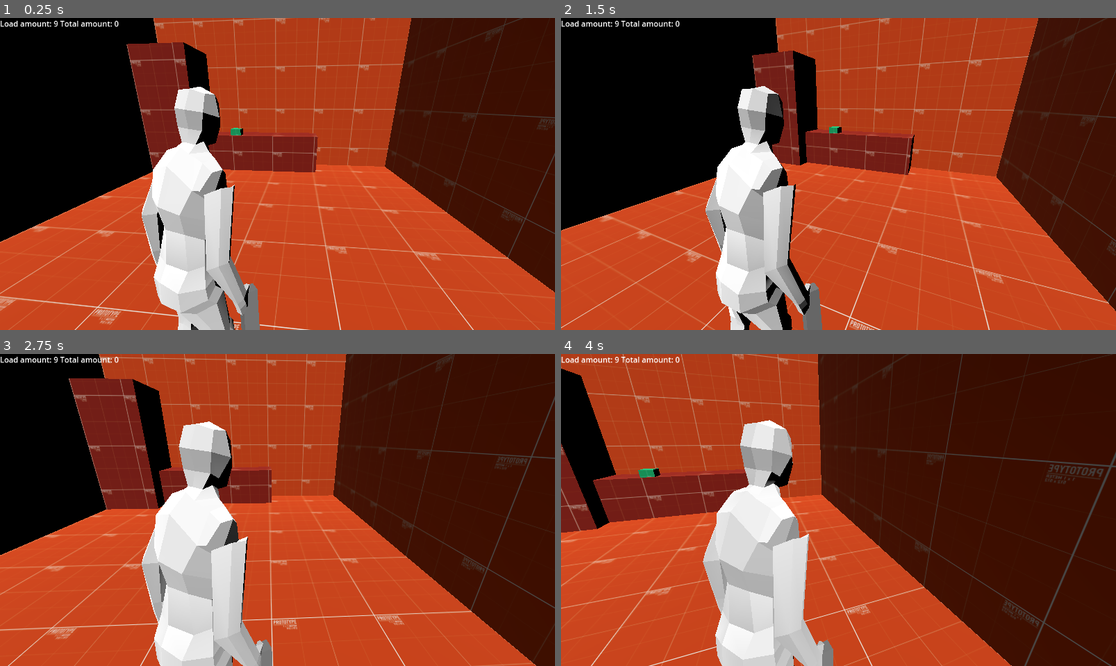
Above: before the commit, frames 1-4 (two rows, left to right).
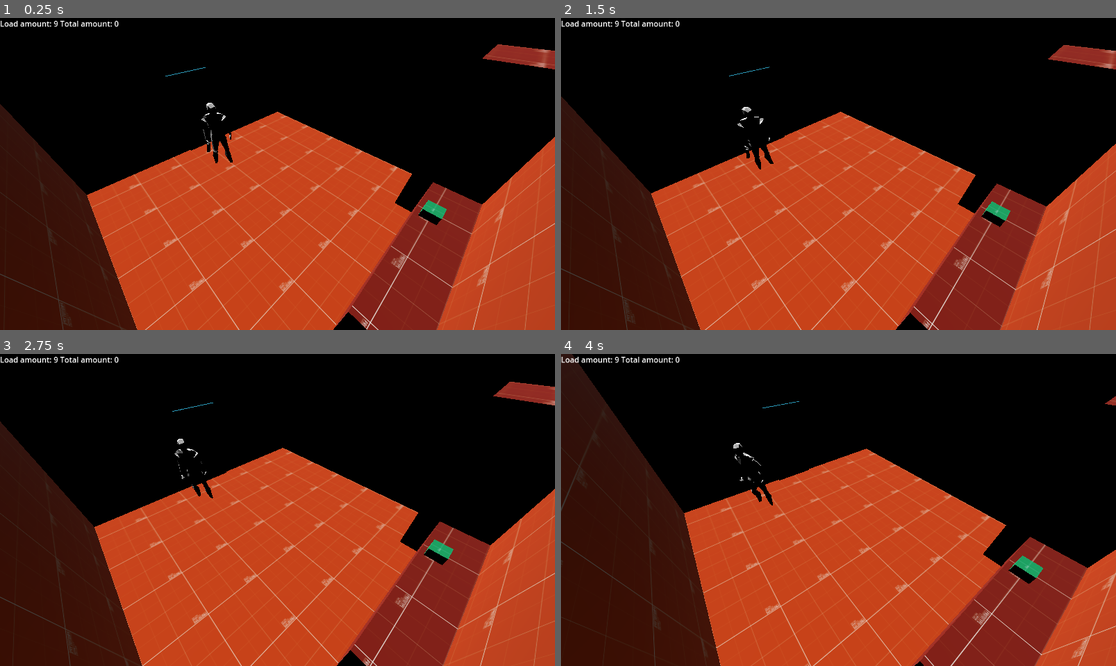
Above: after the commit, the same moments.

Repository: Vosnov/GD_APrototype
Game: Godot game, scene res://Scenes/room_1.tscn
The game is run twice, just before and just after one commit, with the same random seed, the same clock (stepped at 60 frames per second) and the same inputs. This scene is started directly instead of the project's main scene. The engine's default icon, where the game draws it, is replaced by a stand-in: a white triangle on a blue panel in a dark square.
Inputs (mouse positions are in pixels of both pictures, inside the frame that each line leads up to):
- Up to frame 1 (0.25 s): no input
- Up to frame 2 (1.5 s): move the mouse to (866, 174) at 0.52 s; hold D (right) 0.53-1.28 s; tap S (bottom) at 0.6 s; tap W (top) at 0.8, 1.35 s; move the mouse to (810, 174) at 1.27 s; hold A (left) from 1.28 s (still down)
- Up to frame 3 (2.75 s): tap S (bottom) at 1.55 s; move the mouse to (288, 503) at 2.02 s; release A (left) at 2.03 s; hold D (right) from 2.03 s (still down); tap E (action) at 2.1 s; tap W (top) at 2.3 s
- Up to frame 4 (4 s): move the mouse to (832, 516) at 2.77 s; right-click (832, 516) at 2.85 s; tap S (bottom) at 3.05, 3.6 s; move the mouse to (877, 513) at 3.52 s; release D (right) at 3.53 s; hold A (left) from 3.53 s (still down); tap W (top) at 3.8 s

The runs differ from the first frame. In frame 1, 68% of the frame differs, in the area x 0-100%, y 0-100%; in frame 2, 64%; in frame 3, 76%; in frame 4, 90%.

Commit message:
scene rotate camera

Diff:
--- a/Nodes/Charecters/player.tscn
+++ b/Nodes/Charecters/player.tscn
@@ -146,38 +146,38 @@
 transform = Transform3D(-0.4, 0, -3.49691e-08, 0, 0.4, 0, 3.49691e-08, 0, -0.4, 0, 0, 0)
 
 [node name="Skeleton3D" parent="myNewPlayer/Armature" index="0"]
-bones/0/position = Vector3(-0.000145739, -0.318708, -0.0401117)
+bones/0/position = Vector3(0.000565082, -0.338719, -0.0408728)
 bones/0/rotation = Quaternion(0.0186382, -0.196081, -0.00372765, 0.980404)
-bones/1/rotation = Quaternion(0.115379, -0.168296, 0.0215975, 0.978723)
+bones/1/rotation = Quaternion(0.115597, -0.157157, 0.0201681, 0.980577)
 bones/2/rotation = Quaternion(0.110454, -0.194868, -0.0220907, 0.97434)
 bones/3/rotation = Quaternion(-0.186458, 0.365145, -0.00155414, 0.912086)
 bones/4/rotation = Quaternion(-1.28079e-10, 0.14834, 3.04512e-10, 0.988936)
-bones/5/rotation = Quaternion(0.0845844, 0.104667, -0.757941, 0.638291)
-bones/6/position = Vector3(0.0330359, 0.45671, 0.0739301)
-bones/6/rotation = Quaternion(0.0937219, 0.0829042, -0.525055, 0.84182)
-bones/7/rotation = Quaternion(0.448372, 0.0594448, 0.0924109, 0.887068)
-bones/11/rotation = Quaternion(0.136369, -0.062563, 0.786644, 0.598899)
-bones/12/position = Vector3(-0.0490414, 0.45694, 0.0186209)
-bones/12/rotation = Quaternion(0.0819908, -0.171449, 0.434109, 0.880586)
-bones/13/rotation = Quaternion(0.338503, 0.0122552, -0.0361742, 0.94019)
-bones/17/position = Vector3(0.247235, 0.130006, 0.0535932)
-bones/17/rotation = Quaternion(-0.273709, -0.0142543, 0.960237, -0.0531409)
+bones/5/rotation = Quaternion(0.0777151, 0.127692, -0.746455, 0.648429)
+bones/6/position = Vector3(0.0405655, 0.456657, 0.0730028)
+bones/6/rotation = Quaternion(0.113467, 0.0948152, -0.539479, 0.828914)
+bones/7/rotation = Quaternion(0.500646, 0.0814031, 0.126645, 0.85246)
+bones/11/rotation = Quaternion(0.135346, -0.0641003, 0.778705, 0.609254)
+bones/12/position = Vector3(-0.0420411, 0.456389, 0.021493)
+bones/12/rotation = Quaternion(0.081418, -0.175407, 0.449665, 0.872012)
+bones/13/rotation = Quaternion(0.354492, 0.025986, -0.00637031, 0.934676)
+bones/17/position = Vector3(0.242872, 0.131445, 0.0398693)
+bones/17/rotation = Quaternion(-0.290615, 0.117698, 0.940338, -0.132114)
 bones/17/scale = Vector3(1.00004, 0.999995, 1.00006)
-bones/18/rotation = Quaternion(-0.164596, -0.0137289, -0.30286, 0.938614)
+bones/18/rotation = Quaternion(-0.119361, -0.0142148, -0.229539, 0.965848)
 bones/18/scale = Vector3(0.999997, 0.999998, 1)
-bones/19/position = Vector3(-0.265282, 0.128623, 0.000201063)
-bones/19/rotation = Quaternion(0.513648, 0.151384, 0.842143, 0.0635967)
+bones/19/position = Vector3(-0.260863, 0.128046, 0.0349159)
+bones/19/rotation = Quaternion(0.555607, 0.0917933, 0.821793, 0.0867772)
 bones/19/scale = Vector3(1.00003, 0.999997, 1.00006)
-bones/20/rotation = Quaternion(-0.0992028, -0.011899, 0.184678, 0.977707)
-bones/21/position = Vector3(0.295595, 0.00196368, 0.856654)
-bones/22/position = Vector3(-0.801253, -0.0481077, -0.431806)
-bones/23/position = Vector3(-0.254546, -2.12028, 0.0277249)
-bones/24/position = Vector3(-0.438415, -1.1256, 1.06776)
-bones/25/position = Vector3(0.297736, -1.9482, -0.515829)
-bones/26/position = Vector3(-0.0516191, -1.13959, 1.07121)
+bones/20/rotation = Quaternion(-0.201974, -0.0111683, 0.35987, 0.91081)
+bones/21/position = Vector3(0.278791, 0.0363705, 0.856654)
+bones/22/position = Vector3(-0.773164, -0.0531096, -0.399957)
+bones/23/position = Vector3(-0.297736, -1.96729, -0.523101)
+bones/24/position = Vector3(-0.399958, -1.1408, 1.06941)
+bones/25/position = Vector3(0.254166, -2.12689, 0.198046)
+bones/26/position = Vector3(-0.0525573, -1.14043, 1.07526)
 
 [node name="BoneAttachment3D" type="BoneAttachment3D" parent="myNewPlayer/Armature/Skeleton3D" index="2"]
-transform = Transform3D(-0.988493, -0.147355, -0.0341692, 0.144284, -0.986335, 0.0795274, -0.0454213, 0.0736826, 0.996247, -0.801286, -0.0481388, -0.431821)
+transform = Transform3D(-0.993889, -0.0898671, -0.0640936, 0.082617, -0.990715, 0.107973, -0.0732017, 0.102018, 0.992085, -0.773046, -0.0534526, -0.39998)
 bone_name = "Bone.011.R"
 bone_idx = 14
 
--- /dev/null
+++ b/Nodes/Helpers/rotate_camera.tscn
@@ -0,0 +1,108 @@
+[gd_scene load_steps=2 format=3 uid="uid://bolyparjmu12n"]
+
+[sub_resource type="GDScript" id="GDScript_j5gcu"]
+script/source = "extends Camera3D
+
+@export var AREA: Area3D
+@export var X_DEAD_ZONE = 50
+@export var Y_DEAD_ZONE = 80
+@export var LERP_MUL = 0.75
+@export var DEBUG = false
+
+@onready var panel = $CanvasLayer/Control/Panel
+@onready var canvas_layer = $CanvasLayer
+
+var target: Node3D
+var lerp_pos = Vector3()
+
+func _ready():
+	process_mode = Node.PROCESS_MODE_DISABLED
+	panel.size = Vector2(X_DEAD_ZONE, Y_DEAD_ZONE) * 2
+	panel.position = -Vector2(X_DEAD_ZONE, Y_DEAD_ZONE)
+
+	if DEBUG:
+		canvas_layer.visible = true
+	else:
+		canvas_layer.visible = false
+
+	AREA.connect('body_entered', _on_body_enter)
+	AREA.connect('body_exited', _on_body_exit)
+
+var center_pos = Vector3()
+
+func _physics_process(delta):
+	var max_zone = Vector2(X_DEAD_ZONE, Y_DEAD_ZONE)
+	var min_zone = -max_zone
+
+	if target == null:
+		return
+
+	var center = get_viewport().size / 2.
+	var camera_target_pos = unproject_position(target.global_position)
+
+	var space = get_world_3d().direct_space_state
+	var inner_pos = camera_target_pos.clamp(min_zone + center, max_zone + center)
+	var a = camera_target_pos - inner_pos + center
+	var ray_origin = project_ray_origin(a)
+	var ray_end = ray_origin + project_ray_normal(a) * 100
+	var ray_param =  PhysicsRayQueryParameters3D.new()
+	ray_param.from = ray_origin
+	ray_param.to = ray_end
+	var hit = space.intersect_ray(ray_param)
+	if hit:
+		var hit_pos = hit.get('position')
+		center_pos = hit_pos
+
+	lerp_pos = lerp_pos.lerp(center_pos, delta * LERP_MUL)
+	look_at(lerp_pos)
+
+func _on_body_enter(body: Node3D):
+	process_mode = Node.PROCESS_MODE_INHERIT
+
+	center_pos = -global_transform.basis.z *  10
+	lerp_pos = center_pos
+	target = body
+	current = true
+	Events.emit_signal('player_set_scene_camera', self)
+
+func _on_body_exit(_body: Node3D):
+	process_mode = Node.PROCESS_MODE_DISABLED
+	target = null
+	current = false
+	Events.emit_signal('player_remove_scene_camera', self)
+"
+
+[node name="RotateCamera" type="Camera3D"]
+transform = Transform3D(-0.740804, -0.394828, 0.543433, 0, 0.809017, 0.587785, -0.67172, 0.435434, -0.599323, 2.05596, 3.94401, -1.69325)
+current = true
+script = SubResource("GDScript_j5gcu")
+X_DEAD_ZONE = 150
+Y_DEAD_ZONE = 150
+
+[node name="CanvasLayer" type="CanvasLayer" parent="."]
+
+[node name="Control" type="Control" parent="CanvasLayer"]
+layout_mode = 3
+anchors_preset = 8
+anchor_left = 0.5
+anchor_top = 0.5
+anchor_right = 0.5
+anchor_bottom = 0.5
+grow_horizontal = 2
+grow_vertical = 2
+
+[node name="Panel" type="Panel" parent="CanvasLayer/Control"]
+layout_mode = 1
+anchors_preset = 8
+anchor_left = 0.5
+anchor_top = 0.5
+anchor_right = 0.5
+anchor_bottom = 0.5
+offset_left = -150.0
+offset_top = -150.0
+offset_right = 150.0
+offset_bottom = 150.0
+grow_horizontal = 2
+grow_vertical = 2
+size_flags_horizontal = 4
+size_flags_vertical = 4
--- a/Scenes/room_1.tscn
+++ b/Scenes/room_1.tscn
@@ -7,12 +7,16 @@
 [ext_resource type="PackedScene" uid="uid://dl5l6q0c4saxy" path="res://Nodes/Items/ammo.tscn" id="7_ecjkj"]
 [ext_resource type="Resource" uid="uid://cj8h8vjt3jm5j" path="res://Data/ammo_data.tres" id="8_51ihh"]
 [ext_resource type="PackedScene" uid="uid://dsbmcxe7n4yyv" path="res://Nodes/Interractive/door.tscn" id="8_mlrs1"]
+[ext_resource type="PackedScene" uid="uid://bolyparjmu12n" path="res://Nodes/Helpers/rotate_camera.tscn" id="9_7ivnq"]
 [ext_resource type="Script" path="res://Scripts/Data/slot_data.gd" id="9_juyxu"]
 
 [sub_resource type="Resource" id="Resource_wcvsw"]
 script = ExtResource("9_juyxu")
 ITEM_DATA = ExtResource("8_51ihh")
 AMOUNT = 4
+
+[sub_resource type="SphereShape3D" id="SphereShape3D_stvyb"]
+radius = 6.49397
 
 [node name="Room1" type="Node3D"]
 
@@ -57,3 +61,13 @@
 [node name="Door" parent="." instance=ExtResource("8_mlrs1")]
 transform = Transform3D(1, 0, 0, 0, 1, 0, 0, 0, 1, 0, 1.5, 3.95)
 NEXT_SCENE = "res://Scenes/test_scene.tscn"
+
+[node name="Camera3D" parent="." node_paths=PackedStringArray("AREA") instance=ExtResource("9_7ivnq")]
+AREA = NodePath("../Area3D")
+
+[node name="Area3D" type="Area3D" parent="."]
+collision_layer = 2
+collision_mask = 2
+
+[node name="CollisionShape3D" type="CollisionShape3D" parent="Area3D"]
+shape = SubResource("SphereShape3D_stvyb")
--- a/Scripts/Global/events.gd
+++ b/Scripts/Global/events.gd
@@ -9,6 +9,8 @@
 signal player_shot()
 signal player_reload(amount_drop: int)
 signal player_take_damage(damage: float)
+signal player_set_scene_camera(camera: Camera3D)
+signal player_remove_scene_camera(camera: Camera3D)
 #UI
 signal player_hp_ui(hp: float)
 signal player_reload_data_ui(amount: int, total_amount: int)
--- a/Scripts/Global/inventory.gd
+++ b/Scripts/Global/inventory.gd
@@ -33,5 +33,5 @@
 			if slot_data.AMOUNT <= 0: INVENTORY_DATA.SLOTS.erase(slot_data)
 	Events.emit_signal('inventory_update', INVENTORY_DATA.SLOTS)
 
-func _on_inventory_update(slots: Array[SlotData]):
-	Inventory.slots = slots
+func _on_inventory_update(_slots: Array[SlotData]):
+	slots = _slots
--- a/Scripts/Player/player.gd
+++ b/Scripts/Player/player.gd
@@ -15,6 +15,8 @@
 var aiming = false
 var sprinting = false
 var mouse_rotation = 0
+
+var scene_camera: Camera3D
 
 func get_rotate_speed():
 	if aiming: return AIM_ROTATE_SPEED
@@ -51,15 +53,40 @@
 func _ready():
 	update_ui()
 	check_spawn_pos()
+
+	Events.connect('player_set_scene_camera', _on_set_camera)
+	Events.connect('player_remove_scene_camera', _on_remove_camera)
 	#Events.connect('player_take_damage', _on_take_damage)
 
 func _physics_process(delta):
 	movement(delta)
+	return
+	if scene_camera != null:
+		if not is_on_floor():
+			velocity.y -= gravity * delta
+		var input_dir = Input.get_vector("left", "right", "top", "bottom")
+
+		var t = scene_camera.global_transform
+		var quat = Quaternion(scene_camera.global_transform.basis)
+		quat.x = 0
+		quat.z = 0
+		t.basis = Basis(quat)
+		var direction = (t.basis * Vector3(input_dir.x, 0, input_dir.y)).normalized()
+		if direction:
+			rotation.y = atan2(-direction.x, -direction.z)
+			velocity = velocity.lerp(direction * get_speed(input_dir), delta * SMOOTH_SPEED)
+		else:
+			velocity.x = move_toward(velocity.x, 0, SPEED)
+			velocity.z = move_toward(velocity.z, 0, SPEED)
+		move_and_slide()
+	else:
+		movement(delta)
 
 func _init():
 	Input.mouse_mode = Input.MOUSE_MODE_CAPTURED
 
 func _input(event):
+	#if scene_camera != null: return
 	if event is InputEventMouseMotion:
 		rotation.y -= deg_to_rad(event.relative.x) * get_rotate_speed()
 	#if Input.is_action_just_pressed("shot") and aiming:
@@ -81,3 +108,10 @@
 func _on_take_damage(damage: float):
 	HP = max(0, HP - damage)
 	update_ui()
+
+func _on_set_camera(_camera: Camera3D):
+	scene_camera = _camera
+
+func _on_remove_camera(_camera: Camera3D):
+	if scene_camera == _camera:
+		scene_camera = null
Not shown: 1 places in Scenes/room_1.tscn that only renumber resources
